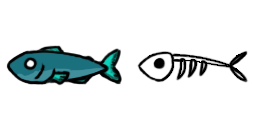
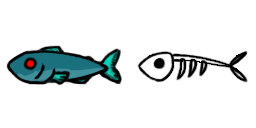
Two versions of the same layered image (256 x 128). Layer-by-layer changes:
painted on "Layer 2" over [26, 59, 35, 68]
painted on "Layer 3" over [27, 60, 34, 67]
